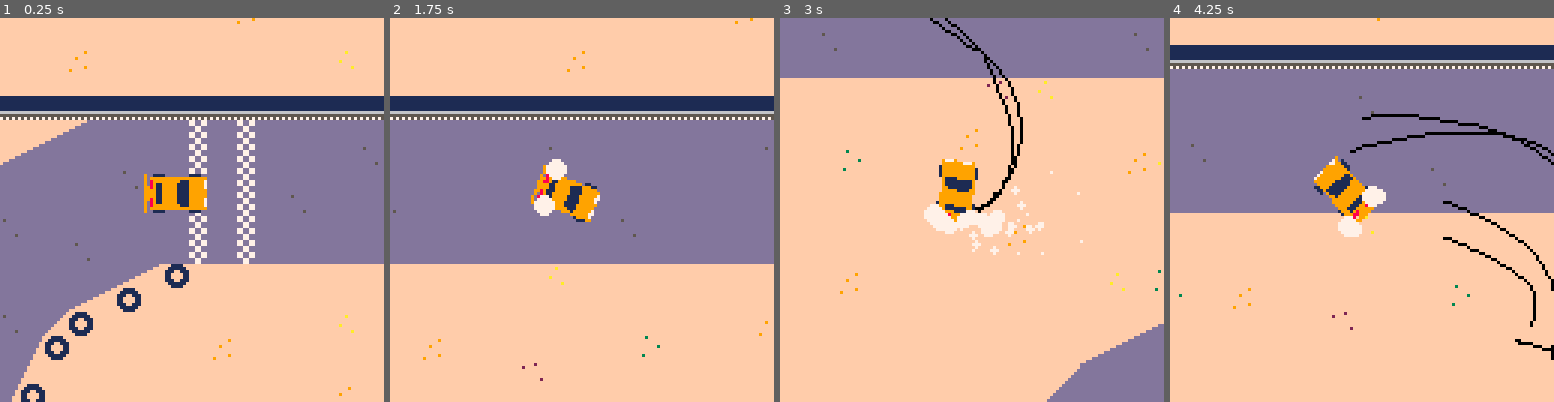
Above: before the commit, frames 1-4 (left to right).
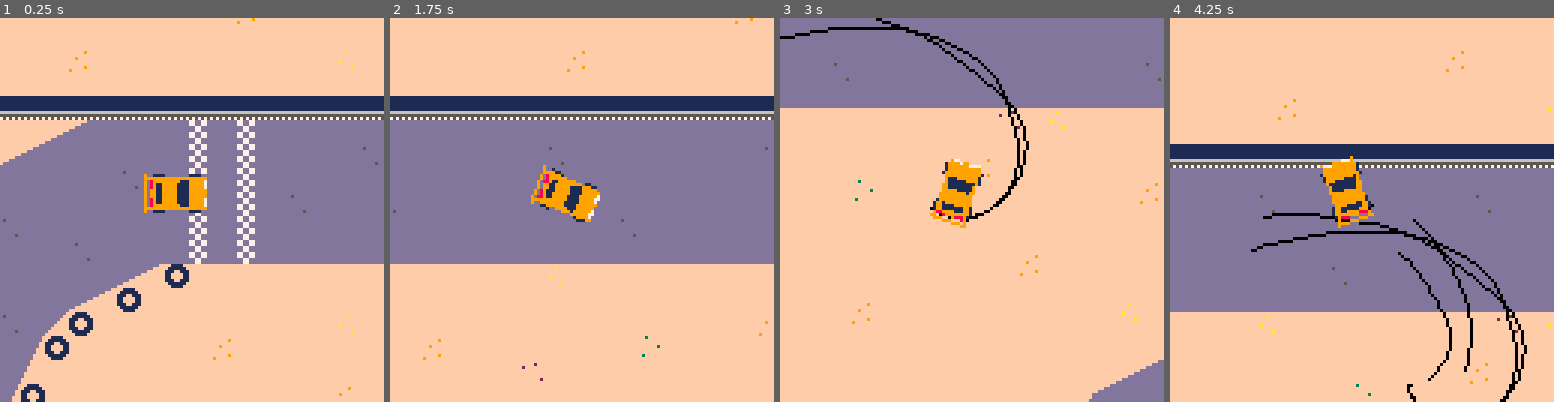
Above: after the commit, the same moments.

Repository: graearea/pico8
Game: PICO-8 cartridge skidmarks.p8
Two runs of this game, one before a commit and one after it. Both use one fixed random seed, a clock stepped at 60 frames per second and the inputs below.
Inputs:
- Up to frame 1 (0.25 s): no input
- Up to frame 2 (1.75 s): tap X (X key) at 0.33, 1.07 s; hold Right from 1.6 s (still down)
- Up to frame 3 (3 s): tap X (X key) at 1.85, 2.97 s; release Right at 2.1 s; hold Right from 2.47 s (still down)
- Up to frame 4 (4.25 s): release Right at 3.03 s; hold Left 3.08-3.58 s; hold Right from 4.02 s (still down); tap X (X key) at 4.08 s

The runs differ from the first frame. In frame 1, less than 0.1% of the frame differs, in the area x 38-40%, y 41-50%; in frame 2, 0.5%; in frame 3, 14%; in frame 4, 60%, in the area x 0-100%, y 0-100%.

Commit message:
broke smoke

Diff:
--- a/skidmarks.p8
+++ b/skidmarks.p8
@@ -21,8 +21,8 @@
   elseif (btn(➡️)) then
    car.steer=clamp(car.steer+0.5,-5,5)
   else
-   if(car.steer>0) then car.steer-=1 end
-   if(car.steer<0) then car.steer+=1 end
+   if(car.steer>0) then car.steer-=0.5 end
+   if(car.steer<0) then car.steer+=0.5 end
   end
 
   if (btn(❎)) then
@@ -57,10 +57,12 @@
 --  camera()
 end
 
-function create_smoke(pos)
- bob=(pos.x .. pos.y)
- add_new_dust(pos.x,pos.y,rnd(2),rnd(2),15,rnd(2)+2,0.0,7)
-
+function to_pos(xx,yy)
+ return {x=xx,y=yy}
+end
+
+function create_smoke(pos,locn)
+ add_new_dust(pos.x,pos.y,locn.x,locn.y,10,rnd(2)+2,0.0,7)
 end
 
  function draw_skids(skiddies)
@@ -103,6 +107,8 @@
 	steer=0,
 	x=ix,
 	y=iy,
+	new_dx=ix,
+	new_dy=iy,
 	speed=5,
  dx=0,
  dy=0,
@@ -130,8 +136,8 @@
 		local max_dx=3
   local max_dy=3
 
-		local new_dx=(3*cos(-self.angle/360))
-  local new_dy=(3*sin(-self.angle/360))
+		new_dx=(3*cos(-self.angle/360))
+  new_dy=(3*sin(-self.angle/360))
 
 		local delta_dx=(new_dx-dx)/50
 		local delta_dy=(new_dy-dy)/50
@@ -145,14 +151,14 @@
    dy=clamp(dy,0,10)
   end
 
+  self.x=self.x+dx
   self.y=self.y+dy
-  self.x=self.x+dx
   local speed =flr(speed_of(dx,dy))
   sfx(speed*2+1)
 
-  angle=self.angle%360
-  dangle=(flr(atan2(self.dy,self.dx)*360)+90)%360
-  diffangle = abs(dangle-angle)
+  local angle=self.angle%360
+  local dangle=(flr(atan2(self.dy,self.dx)*360)+90)%360
+  local diffangle = abs(dangle-angle)
 
   if (diffangle>20) then
    skidding=true
@@ -180,7 +186,6 @@
 
 	draw=function(self)
 	 spr_r(0,self.x,self.y,self.angle, draw_px)
-  --print(bob,self.x-58,self.y-58)
  end,
 
  rotate_wheel_posn=function(self,pos)
@@ -190,8 +195,8 @@
 	 local ty=self.y
 	 local ca=sin(self.angle/360)
 	 local sa=cos(self.angle/360)
-	 xx=flr(dx*ca-dy*sa+tx)--transofrmed val
-	 yy=flr(dx*sa+dy*ca+ty)
+	 local xx=flr(dx*ca-dy*sa+tx)--transofrmed val
+	 local yy=flr(dx*sa+dy*ca+ty)
 		return {x=xx,y=yy}
  end,
 
@@ -199,7 +204,7 @@
 		local skd=self.rotate_wheel_posn(self,pos)
 	 if(add_it) then
  	 add(skids,skd)
- 	 create_smoke(skd)
+ 	 create_smoke(skd,to_pos(self.new_dx,self.new_dy))
 	 else
 	  add(skids,{x=nil,y=nil})
 	 end
@@ -264,65 +269,33 @@
 
 function add_new_dust(_x,_y,_dx,_dy,_l,_s,_g,_f)
     add(dust, {
-        fade=_f,
      x=_x,
      y=_y,
-     dx=_dx,
-     dy=_dy,
+     dx=-_dx,
+     dy=-_dy,
      life=_l,
      orig_life=_l,
      rad=_s,
      col=7, --set to color
      grav=0,
+     fade=_f,
      draw=function(self)
-         --this function takes care
-         --of drawing the particle
-
-         --clear the palette
-         pal()
-         palt()
-
-         --draw the particle
-         circfill(self.x,self.y,self.rad,self.col)
+      pal()
+      palt()
+      circfill(self.x,self.y,self.rad,self.col)
      end,
      update=function(self)
-         --this is the update function
-
-         --move the particle based on
-         --the speed
-         self.x+=self.dx
-         self.y+=self.dy
-         --and gravity
-         self.dy+=self.grav
-
-         --reduce the radius
-         --this is set to 90%, but
-         --could be altered
-         self.rad*=0.9
-
-         --reduce the life
-         self.life-=1
-
-         --set the color
-         if type(self.fade)=="table" then
-             --assign color from fade
-             --this code works out how
-             --far through the lifespan
-             --the particle is and then
-             --selects the color from the
-             --table
-             self.col=self.fade[flr(#self.fade*(self.life/self.orig_life))+1]
-            else
-                --just use a fixed color
-                self.col=self.fade
-         end
-
-         --if the dust has exceeded
-         --its lifespan, delete it
-         --from the table
-         if self.life<0 then
-             del(dust,self)
-         end
+      self.x+=self.dx*0.7
+      self.y+=self.dy*0.7
+      self.dy+=self.grav
+
+      self.rad*=1
+      self.life-=1
+
+      self.col=self.fade
+      if self.life<0 then
+        del(dust,self)
+      end
      end
  })
 end
@@ -340,17 +313,17 @@
 0000000000000000000000000000000000000000dddddddd0000dddddddd0000ddddddd0ddd0000000000ddd0dddddddddd0000000000dddddd0000000000000
 0000000000000000000000000000000000000000dddddddd0000dddddddd0000ddddddd0dd000000000000dd0dddddddddd0000000000dddddd000000000000d
 0000009001111000000001111000000000000000dddddddd0000dddddddd0000dddddd00d00000000000000d00dddddddd000000000000dddd000000000000dd
-0000009099999999999999999990000000000000dddddddd0000dddddddd0000dddddd00000000000000000000dddddddd000000000000dddd00000000000ddd
+0000009999999999999999999990000000000000dddddddd0000dddddddd0000dddddd00000000000000000000dddddddd000000000000dddd00000000000ddd
 00000090899999999911199999700000dddddddd000000000000dddddddd0000ddddd0000000000000000000000dddddd00000000000000dd00000000000dddd
 00000090891199999111199999700000dddddddd000000000000dddddddd0000ddddd0000000000000000000000dddddd00000000000000dd0000000000ddddd
-00000099891199999111199999700000dddddddd000000000000dddddddd0000dddd000000000000000000000000dddd00000000000000000000000000dddddd
-00000099991199999111199999900000dddddddd000000000000dddddddd0000dddd000000000000000000000000dddd0000000000000000000000000ddddddd
-0000009999119999911119999990000000000000000000dddd00000000000000dddddddd77dd77dddddddddd0011110011111111000000000000000000000000
-00000099991199999111199999900000000000000000dddddddd000000000000dddddddd77dd77dddddddddd0111111011111111000000000000000000000000
-000000998911999991111999997000000000000000dddddddddddd0000000000dddddddddd77dddddddddddd1110011111111111000000000000000000000000
+00000090891199999111199999700000dddddddd000000000000dddddddd0000dddd000000000000000000000000dddd00000000000000000000000000dddddd
+00000090991199999111199999900000dddddddd000000000000dddddddd0000dddd000000000000000000000000dddd0000000000000000000000000ddddddd
+0000009099119999911119999990000000000000000000dddd00000000000000dddddddd77dd77dddddddddd0011110011111111000000000000000000000000
+00000090991199999111199999900000000000000000dddddddd000000000000dddddddd77dd77dddddddddd0111111011111111000000000000000000000000
+000000908911999991111999997000000000000000dddddddddddd0000000000dddddddddd77dddddddddddd1110011111111111000000000000000000000000
 0000009089119999911119999970000000000000dddddddddddddddd00000000dddddddddd77dddddddddddd1100001111111111000000000000000000000000
 00000090899999999911199999700000000000dddddddddddddddddddd000000dddddddd77dd77dd00dddddd1100001111111111000000000000000000000000
-000000909999999999999999999000000000dddddddddddddddddddddddd0000dddddddd77dd77dd0000dddd1110011111111111000000000000000000000000
+000000999999999999999999999000000000dddddddddddddddddddddddd0000dddddddd77dd77dd0000dddd1110011111111111000000000000000000000000
 0000009001111000000001111000000000dddddddddddddddddddddddddddd00dddddddddd77dddd000000dd0111111011111111000000000000000000000000
 00000000000000000000000000000000dddddddddddddddddddddddddddddddddddddddddd77dddd000000000011110011111111000000000000000000000000
 0000000000000000000000000000000000000000000dddddddddd000d0000000d000000ddddddddddddddddd1111111111111657ddddd000000ddddd00000000
